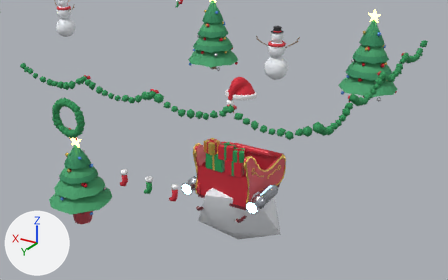
One commit to the Blender file assets/blender/christmas.blend: the scene before it, then after it.
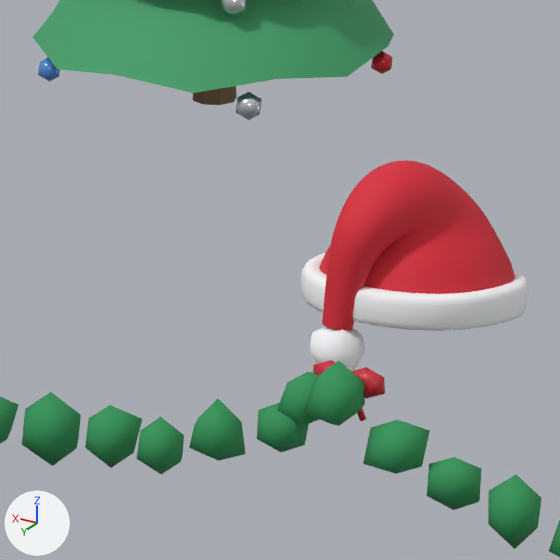
Old and new are each drawn from a camera (50 mm lens) standing at (-5.88, 10.42, 6.58) and looking at (0.0, 0.62, 1.67) and again close up on the part from 41% to 58% of the width and 19% to 47% of the height. Arrows for +X, +Y and +Z are at lower left; the lights stay in place. The last two pictures show the newer version.

Names of what the first close-up shows: 'ChristmasHat_Cap', 'ChristmasHat_Pompom', 'Pine_2', 'Pine_2_Baubles', 'Room_Christmas'.
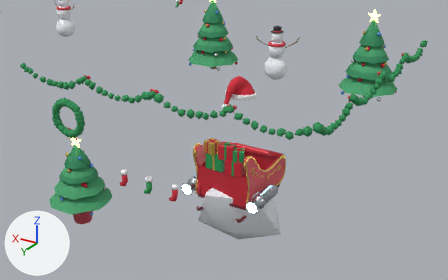
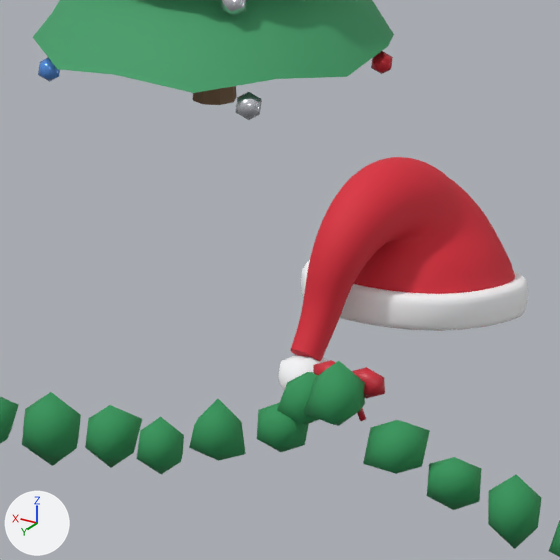
Changed parts and their boxes (x1, y1, x2, y2) in the close-ups (560 x 560 px; the box of a moved part takes in the faces that stretch with it):
'ChristmasHat_Cap', reshaped (19% taller): before (301, 160, 528, 331); after (291, 157, 528, 361)
'ChristmasHat_Pompom', moved: before (310, 327, 365, 371); after (278, 355, 327, 390)
part 1 of me_christmashat_cap, moved or reshaped: before (322, 160, 473, 331); after (291, 157, 473, 361)

The change in detail:
me_christmashat_cap is used by ob_christmashat_cap; parent ob_christmashat; location (0.0, 0.0, 0.0).
me_christmashat_cap had 1825 vertices, 1825 faces and spanned x -0.313..0.313, y -0.364..0.306, z 2.335..2.827.
me_christmashat_cap now has 1825 vertices, 1825 faces and spans x -0.313..0.313, y -0.364..0.472, z 2.335..2.848.
me_christmashat_cap part 1: 875 of 1825 vertices moved; they spanned x -0.164..0.182, y -0.141..0.306, z 2.39..2.827 and now span x -0.163..0.182, y -0.134..0.472, z 2.345..2.848; mean shift (-0.001, 0.087, -0.011); largest move (0.106, 0.238, 2.405) -> (0.106, 0.416, 2.36).
Object 'ChristmasHat_Pompom' (ob_christmashat_pompom) moves from (0.07, 0.267, 2.405) to (0.0691, 0.438, 2.372).
